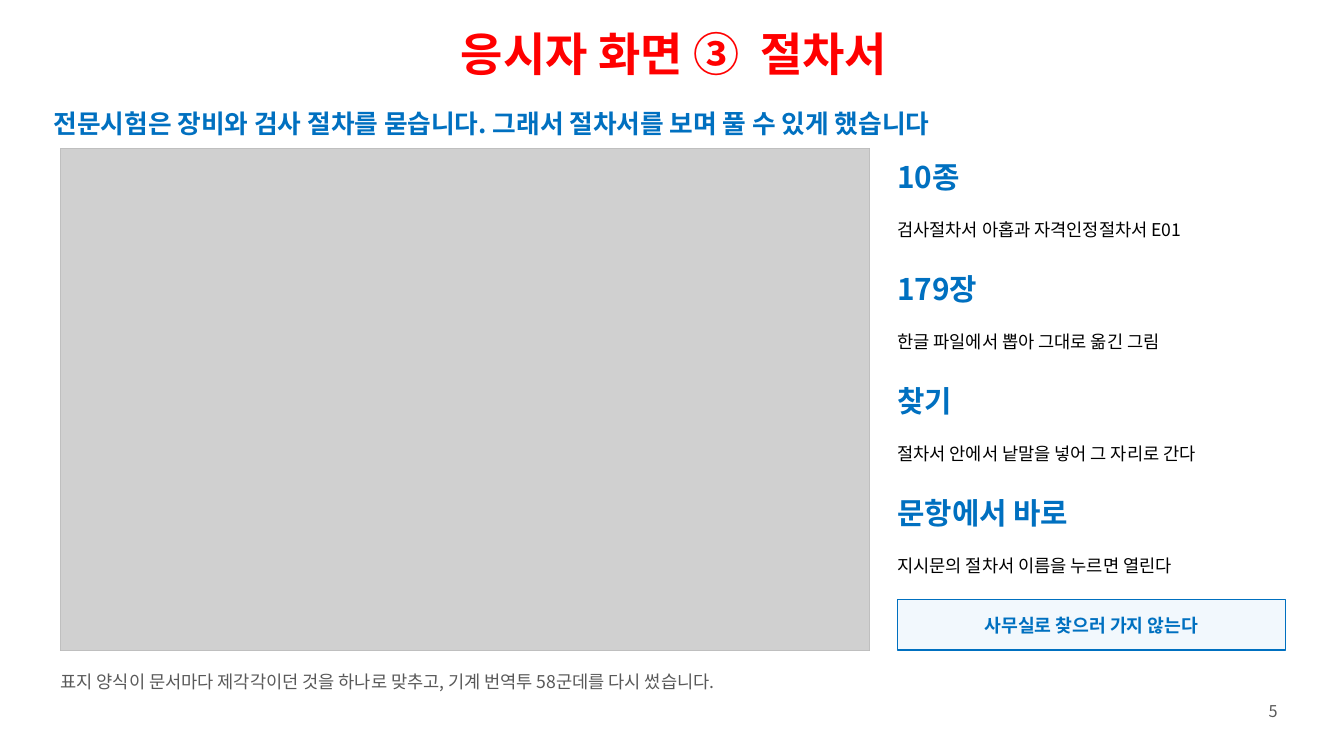
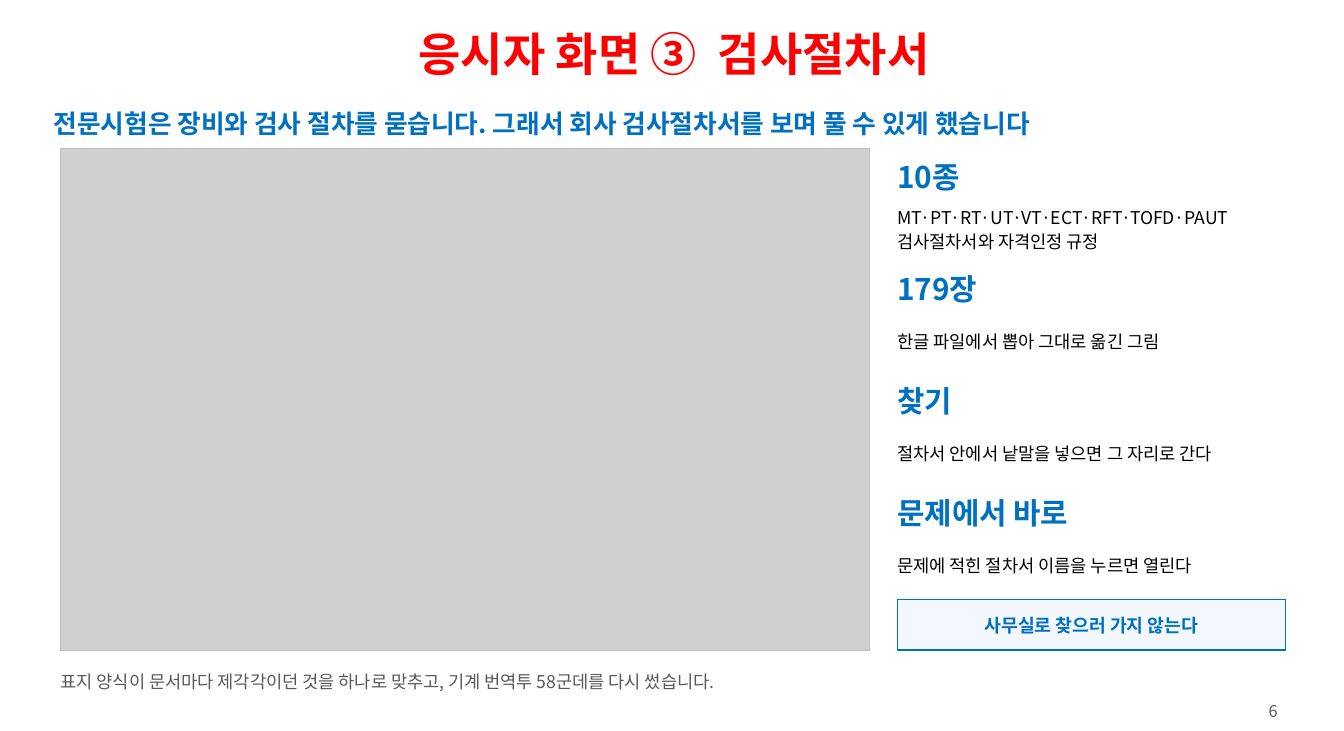
Before and after one commit to ys1277-sys/HIENDT-CBT, a slide deck: slide 6 of docs/발표자료-CBT-2026-08.pptx (slide 5 before the commit). Drawn at 1344x731 pixels with LibreOffice and Linux fonts; fonts in the diff are those of the drawing; grey boxes stand for pictures. Boxes give left, top, right and bottom in pixels: in the first picture for what was removed or moved away, otherwise in the second. Text is boxed around its words. In the diff, an @@ line names an element or a change of style, - is before the commit and + after.

```diff
--- a/docs/발표자료-CBT-2026-08.pptx
+++ b/docs/발표자료-CBT-2026-08.pptx
@@ text at (418,32,930,76): text changed @@
-응시자 화면 ③ 절차서
+응시자 화면 ③ 검사절차서
@@ text at (54,111,1030,136): text changed @@
-전문시험은 장비와 검사 절차를 묻습니다. 그래서 절차서를 보며 풀 수 있게 했습니다
+전문시험은 장비와 검사 절차를 묻습니다. 그래서 회사 검사절차서를 보며 풀 수 있게 했습니다
@@ text at (897,211,1228,250): text changed @@
-검사절차서 아홉과 자격인정절차서 E01
+MT·PT·RT·UT·VT·ECT·RFT·TOFD·PAUT 검사절차서와 자격인정 규정
@@ text at (897,445,1212,462): text changed @@
-절차서 안에서 낱말을 넣어 그 자리로 간다
+절차서 안에서 낱말을 넣으면 그 자리로 간다
@@ text at (897,499,1068,527): text changed @@
-문항에서 바로
+문제에서 바로
@@ text at (897,557,1192,574): text changed @@
-지시문의 절차서 이름을 누르면 열린다
+문제에 적힌 절차서 이름을 누르면 열린다
@@ text at (1269,705,1278,717): text changed @@
-5
+6
```
Also in this commit, not shown: 19 other slides changed, 2 slides added, 1 other file.
